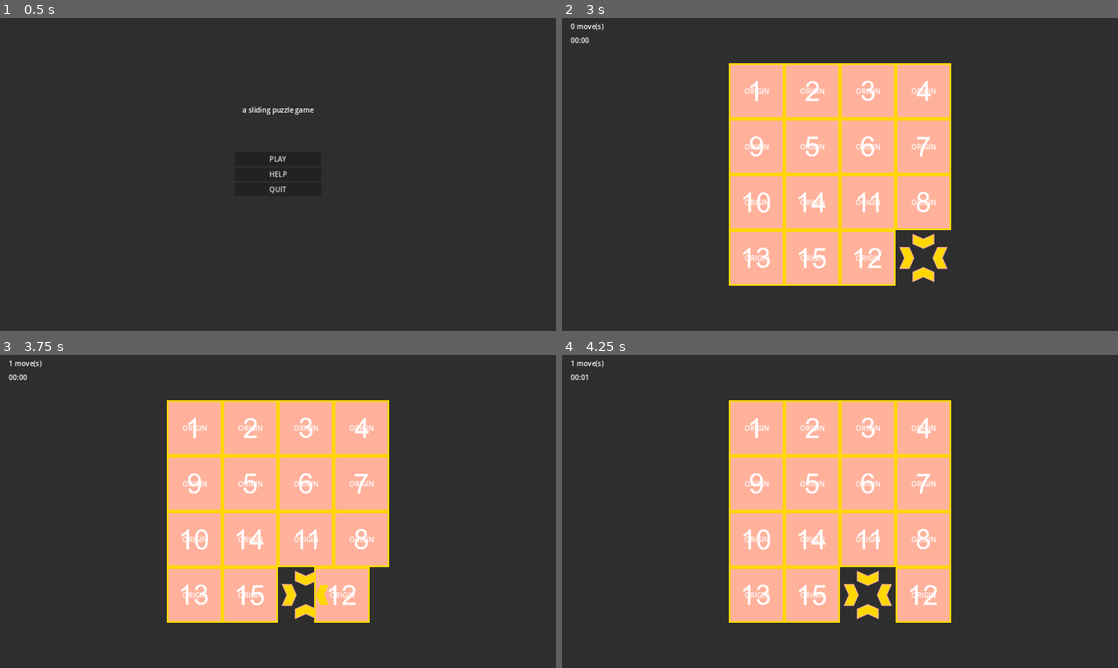
Above: before the commit, frames 1-4 (two rows, left to right).
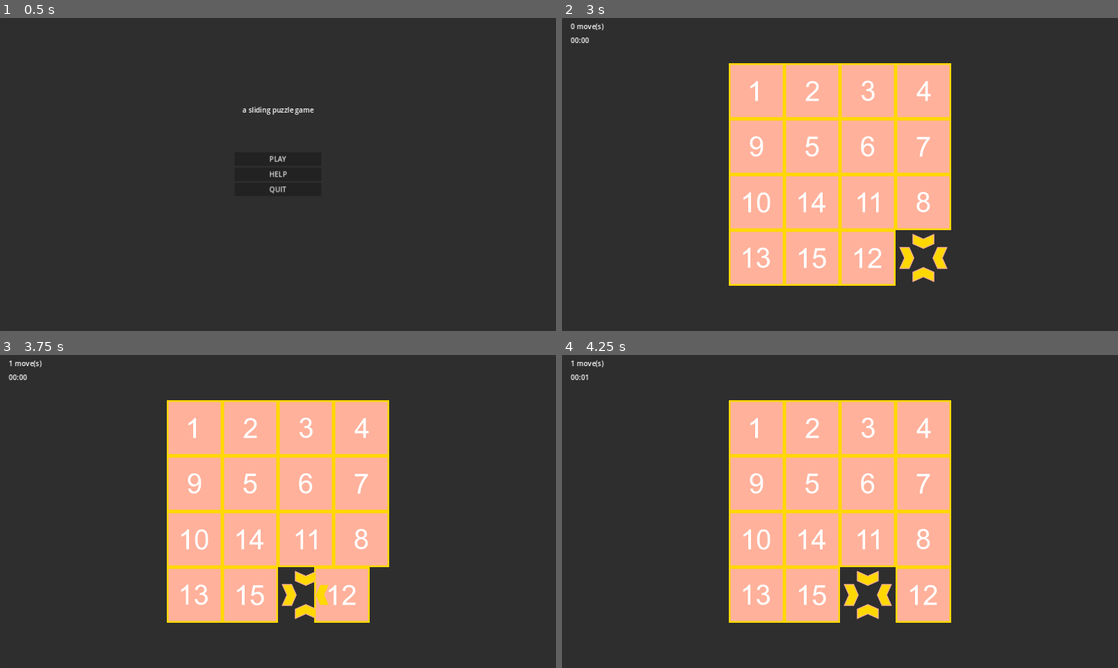
Above: after the commit, the same moments.

Repository: katzwei/SlidingPuzzle
Game: Godot game, scene res://scenes/ui/start.tscn
The game is run twice, just before and just after one commit, with the same random seed, the same clock (stepped at 60 frames per second) and the same inputs.
Inputs:
- Up to frame 1 (0.5 s): no input
- Up to frame 2 (3 s): click "HELP" at 0.5 s; click "BACK" at 1.25 s; click "PLAY" at 2 s; click "EASY" at 2.75 s
- Up to frame 3 (3.75 s): tap Enter at 3.5 s; hold Right (move_right) from 3.53 s (still down)
- Up to frame 4 (4.25 s): keep holding Right (move_right)

Frame 1 is identical in both runs. In frame 2, 0.6% of the frame differs, in the area x 32-68%, y 22-78%; in frame 3, 0.6%; in frame 4, 0.6%.

Commit message:
touched up the ui and added a "secret" tileset

Diff:
--- a/scenes/game.tscn
+++ b/scenes/game.tscn
@@ -1,10 +1,12 @@
-[gd_scene load_steps=6 format=3 uid="uid://c62krub3irbik"]
+[gd_scene load_steps=8 format=3 uid="uid://c62krub3irbik"]
 
 [ext_resource type="PackedScene" uid="uid://dtdxe2taku8d8" path="res://scenes/puzzle/board.tscn" id="1_ilxur"]
 [ext_resource type="Script" path="res://scripts/game.gd" id="1_rte3e"]
 [ext_resource type="PackedScene" uid="uid://b5cvuk4mhgfsq" path="res://scenes/ui/move_counter.tscn" id="3_hdl14"]
 [ext_resource type="PackedScene" uid="uid://0an6p1c52dhv" path="res://scenes/ui/difficulty_select.tscn" id="3_tjejp"]
 [ext_resource type="PackedScene" uid="uid://d2ds005c46bpw" path="res://scenes/ui/game_timer.tscn" id="4_4y1dm"]
+[ext_resource type="PackedScene" uid="uid://d17s8jf58v2ga" path="res://scenes/ui/message.tscn" id="5_2sgbo"]
+[ext_resource type="PackedScene" uid="uid://b5rnyv7trml80" path="res://scenes/ui/help.tscn" id="6_ibm5c"]
 
 [node name="Game" type="Node"]
 script = ExtResource("1_rte3e")
@@ -16,7 +18,7 @@
 grow_horizontal = 2
 grow_vertical = 2
 
-[node name="CenterContainer" type="CenterContainer" parent="Panel"]
+[node name="CenterContainerBoard" type="CenterContainer" parent="Panel"]
 layout_mode = 1
 anchors_preset = 8
 anchor_left = 0.5
@@ -26,7 +28,7 @@
 grow_horizontal = 2
 grow_vertical = 2
 
-[node name="Board" parent="Panel/CenterContainer" instance=ExtResource("1_ilxur")]
+[node name="Board" parent="Panel/CenterContainerBoard" instance=ExtResource("1_ilxur")]
 unique_name_in_owner = true
 
 [node name="MarginContainer" type="MarginContainer" parent="Panel"]
@@ -47,9 +49,36 @@
 unique_name_in_owner = true
 layout_mode = 2
 
+[node name="CenterContainerMessage" type="CenterContainer" parent="Panel"]
+layout_mode = 1
+anchors_preset = 5
+anchor_left = 0.5
+anchor_right = 0.5
+offset_top = -50.0
+offset_bottom = -50.0
+grow_horizontal = 2
+
+[node name="Message" parent="Panel/CenterContainerMessage" node_paths=PackedStringArray("target_in") instance=ExtResource("5_2sgbo")]
+unique_name_in_owner = true
+layout_mode = 2
+text = "you win!"
+target_in = NodePath("../ControlMessageTargetIn/Marker2D")
+
+[node name="ControlMessageTargetIn" type="Control" parent="Panel/CenterContainerMessage"]
+layout_mode = 2
+
+[node name="Marker2D" type="Marker2D" parent="Panel/CenterContainerMessage/ControlMessageTargetIn"]
+position = Vector2(0, 100)
+
 [node name="DifficultySelect" parent="." instance=ExtResource("3_tjejp")]
 
-[connection signal="solved" from="Panel/CenterContainer/Board" to="." method="_on_board_solved"]
+[node name="Help" parent="." instance=ExtResource("6_ibm5c")]
+visible = false
+show_quit_button = true
+show_reset_button = true
+
+[connection signal="solved" from="Panel/CenterContainerBoard/Board" to="." method="_on_board_solved"]
+[connection signal="enable_secret" from="DifficultySelect" to="." method="_on_difficulty_select_enable_secret"]
 [connection signal="select_easy" from="DifficultySelect" to="." method="_on_difficulty_select_select_easy"]
 [connection signal="select_hard" from="DifficultySelect" to="." method="_on_difficulty_select_select_hard"]
 [connection signal="select_normal" from="DifficultySelect" to="." method="_on_difficulty_select_select_normal"]
--- a/scenes/puzzle/empty_tile.tscn
+++ b/scenes/puzzle/empty_tile.tscn
@@ -1,6 +1,6 @@
 [gd_scene load_steps=3 format=3 uid="uid://2rp3m4kv7bdv"]
 
-[ext_resource type="Texture2D" uid="uid://cub3hsudkoyak" path="res://assets/cursor.png" id="1_oeilr"]
+[ext_resource type="Texture2D" uid="uid://cub3hsudkoyak" path="res://assets/images/cursor.png" id="1_oeilr"]
 [ext_resource type="Script" path="res://scripts/puzzle/empty_tile.gd" id="1_ypoyl"]
 
 [node name="EmptyTile" type="Node2D"]
--- a/scenes/puzzle/tile.tscn
+++ b/scenes/puzzle/tile.tscn
@@ -1,7 +1,9 @@
-[gd_scene load_steps=20 format=3 uid="uid://cge4lsokkt3cn"]
-
-[ext_resource type="Texture2D" uid="uid://bvdbg6m6rx4fu" path="res://assets/spritesheet_tiles.png" id="1_kvg25"]
+[gd_scene load_steps=37 format=3 uid="uid://cge4lsokkt3cn"]
+
+[ext_resource type="Texture2D" uid="uid://bvdbg6m6rx4fu" path="res://assets/images/spritesheet_tiles.png" id="1_kvg25"]
 [ext_resource type="Script" path="res://scripts/puzzle/tile.gd" id="1_omfxe"]
+[ext_resource type="AudioStream" uid="uid://2g4agkw6h8ro" path="res://assets/audio/stoneDragHit1.ogg" id="3_4086l"]
+[ext_resource type="Texture2D" uid="uid://hta6x5ku8ans" path="res://assets/images/spritesheet_secret_tiles.png" id="3_jjr03"]
 
 [sub_resource type="AtlasTexture" id="AtlasTexture_n1gpj"]
 atlas = ExtResource("1_kvg25")
@@ -61,6 +63,66 @@
 
 [sub_resource type="AtlasTexture" id="AtlasTexture_ttfrm"]
 atlas = ExtResource("1_kvg25")
+region = Rect2(256, 384, 128, 128)
+
+[sub_resource type="AtlasTexture" id="AtlasTexture_filho"]
+atlas = ExtResource("3_jjr03")
+region = Rect2(0, 0, 128, 128)
+
+[sub_resource type="AtlasTexture" id="AtlasTexture_cv2j7"]
+atlas = ExtResource("3_jjr03")
+region = Rect2(128, 0, 128, 128)
+
+[sub_resource type="AtlasTexture" id="AtlasTexture_brkns"]
+atlas = ExtResource("3_jjr03")
+region = Rect2(256, 0, 128, 128)
+
+[sub_resource type="AtlasTexture" id="AtlasTexture_gkflm"]
+atlas = ExtResource("3_jjr03")
+region = Rect2(384, 0, 128, 128)
+
+[sub_resource type="AtlasTexture" id="AtlasTexture_hcpde"]
+atlas = ExtResource("3_jjr03")
+region = Rect2(0, 128, 128, 128)
+
+[sub_resource type="AtlasTexture" id="AtlasTexture_ccxuu"]
+atlas = ExtResource("3_jjr03")
+region = Rect2(128, 128, 128, 128)
+
+[sub_resource type="AtlasTexture" id="AtlasTexture_q42cq"]
+atlas = ExtResource("3_jjr03")
+region = Rect2(256, 128, 128, 128)
+
+[sub_resource type="AtlasTexture" id="AtlasTexture_eefpf"]
+atlas = ExtResource("3_jjr03")
+region = Rect2(384, 128, 128, 128)
+
+[sub_resource type="AtlasTexture" id="AtlasTexture_nb204"]
+atlas = ExtResource("3_jjr03")
+region = Rect2(0, 256, 128, 128)
+
+[sub_resource type="AtlasTexture" id="AtlasTexture_jphu5"]
+atlas = ExtResource("3_jjr03")
+region = Rect2(128, 256, 128, 128)
+
+[sub_resource type="AtlasTexture" id="AtlasTexture_j3v5q"]
+atlas = ExtResource("3_jjr03")
+region = Rect2(256, 256, 128, 128)
+
+[sub_resource type="AtlasTexture" id="AtlasTexture_gi3uy"]
+atlas = ExtResource("3_jjr03")
+region = Rect2(384, 256, 128, 128)
+
+[sub_resource type="AtlasTexture" id="AtlasTexture_vqig8"]
+atlas = ExtResource("3_jjr03")
+region = Rect2(0, 384, 128, 128)
+
+[sub_resource type="AtlasTexture" id="AtlasTexture_gt681"]
+atlas = ExtResource("3_jjr03")
+region = Rect2(128, 384, 128, 128)
+
+[sub_resource type="AtlasTexture" id="AtlasTexture_1numq"]
+atlas = ExtResource("3_jjr03")
 region = Rect2(256, 384, 128, 128)
 
 [sub_resource type="SpriteFrames" id="SpriteFrames_vtvu5"]
@@ -114,6 +176,56 @@
 "loop": true,
 "name": &"default",
 "speed": 5.0
+}, {
+"frames": [{
+"duration": 1.0,
+"texture": SubResource("AtlasTexture_filho")
+}, {
+"duration": 1.0,
+"texture": SubResource("AtlasTexture_cv2j7")
+}, {
+"duration": 1.0,
+"texture": SubResource("AtlasTexture_brkns")
+}, {
+"duration": 1.0,
+"texture": SubResource("AtlasTexture_gkflm")
+}, {
+"duration": 1.0,
+"texture": SubResource("AtlasTexture_hcpde")
+}, {
+"duration": 1.0,
+"texture": SubResource("AtlasTexture_ccxuu")
+}, {
+"duration": 1.0,
+"texture": SubResource("AtlasTexture_q42cq")
+}, {
+"duration": 1.0,
+"texture": SubResource("AtlasTexture_eefpf")
+}, {
+"duration": 1.0,
+"texture": SubResource("AtlasTexture_nb204")
+}, {
+"duration": 1.0,
+"texture": SubResource("AtlasTexture_jphu5")
+}, {
+"duration": 1.0,
+"texture": SubResource("AtlasTexture_j3v5q")
+}, {
+"duration": 1.0,
+"texture": SubResource("AtlasTexture_gi3uy")
+}, {
+"duration": 1.0,
+"texture": SubResource("AtlasTexture_vqig8")
+}, {
+"duration": 1.0,
+"texture": SubResource("AtlasTexture_gt681")
+}, {
+"duration": 1.0,
+"texture": SubResource("AtlasTexture_1numq")
+}],
+"loop": true,
+"name": &"secret",
+"speed": 5.0
 }]
 
 [sub_resource type="RectangleShape2D" id="RectangleShape2D_75l1k"]
@@ -130,16 +242,5 @@
 
 [node name="Origin" type="Marker2D" parent="."]
 
-[node name="Label" type="Label" parent="."]
-anchors_preset = 8
-anchor_left = 0.5
-anchor_top = 0.5
-anchor_right = 0.5
-anchor_bottom = 0.5
-offset_left = -20.0
-offset_top = -11.5
-offset_right = 20.0
-offset_bottom = 11.5
-grow_horizontal = 2
-grow_vertical = 2
-text = "ORIGIN"
+[node name="AudioStreamPlayer" type="AudioStreamPlayer" parent="."]
+stream = ExtResource("3_4086l")
--- a/scenes/ui/difficulty_select.tscn
+++ b/scenes/ui/difficulty_select.tscn
@@ -1,9 +1,8 @@
-[gd_scene load_steps=3 format=3 uid="uid://0an6p1c52dhv"]
+[gd_scene load_steps=4 format=3 uid="uid://0an6p1c52dhv"]
 
 [ext_resource type="Script" path="res://scripts/ui/difficulty_select.gd" id="1_ipfl8"]
-
-[sub_resource type="StyleBoxFlat" id="StyleBoxFlat_7cahr"]
-bg_color = Color(0.133333, 0.133333, 0.133333, 1)
+[ext_resource type="StyleBox" uid="uid://bj0wc13pg6ntv" path="res://styles/panel_background.tres" id="2_jo2cl"]
+[ext_resource type="PackedScene" uid="uid://d17s8jf58v2ga" path="res://scenes/ui/message.tscn" id="3_hen6o"]
 
 [node name="DifficultySelect" type="Control"]
 layout_mode = 3
@@ -21,7 +20,7 @@
 anchor_bottom = 1.0
 grow_horizontal = 2
 grow_vertical = 2
-theme_override_styles/panel = SubResource("StyleBoxFlat_7cahr")
+theme_override_styles/panel = ExtResource("2_jo2cl")
 
 [node name="CenterContainer" type="CenterContainer" parent="PanelContainer"]
 layout_mode = 2
@@ -50,6 +49,35 @@
 layout_mode = 2
 text = "HARD"
 
+[node name="CenterContainerMessage" type="CenterContainer" parent="."]
+layout_mode = 1
+anchors_preset = 5
+anchor_left = 0.5
+anchor_right = 0.5
+offset_top = -50.0
+offset_bottom = -50.0
+grow_horizontal = 2
+size_flags_vertical = 0
+
+[node name="Message" parent="CenterContainerMessage" node_paths=PackedStringArray("target_in", "target_out") instance=ExtResource("3_hen6o")]
+unique_name_in_owner = true
+layout_mode = 2
+text = "where's the cat?"
+slide_out = true
+target_in = NodePath("../ControlMessageTargetIn/Marker2D")
+target_out = NodePath("../ControlMessageTargetOut/Marker2D")
+
+[node name="ControlMessageTargetIn" type="Control" parent="CenterContainerMessage"]
+layout_mode = 2
+
+[node name="Marker2D" type="Marker2D" parent="CenterContainerMessage/ControlMessageTargetIn"]
+position = Vector2(0, 100)
+
+[node name="ControlMessageTargetOut" type="Control" parent="CenterContainerMessage"]
+layout_mode = 2
+
+[node name="Marker2D" type="Marker2D" parent="CenterContainerMessage/ControlMessageTargetOut"]
+
 [connection signal="pressed" from="PanelContainer/CenterContainer/VBoxContainer/ButtonEasy" to="." method="_on_button_easy_pressed"]
 [connection signal="pressed" from="PanelContainer/CenterContainer/VBoxContainer/ButtonNormal" to="." method="_on_button_normal_pressed"]
 [connection signal="pressed" from="PanelContainer/CenterContainer/VBoxContainer/ButtonHard" to="." method="_on_button_hard_pressed"]
--- a/scenes/ui/help.tscn
+++ b/scenes/ui/help.tscn
@@ -1,6 +1,7 @@
-[gd_scene load_steps=2 format=3 uid="uid://b5rnyv7trml80"]
+[gd_scene load_steps=3 format=3 uid="uid://b5rnyv7trml80"]
 
-[ext_resource type="Script" path="res://scripts/ui/help.gd" id="1_mirxs"]
+[ext_resource type="Script" path="res://scripts/ui/help.gd" id="1_v3cuy"]
+[ext_resource type="StyleBox" uid="uid://bj0wc13pg6ntv" path="res://styles/panel_background.tres" id="2_gofwv"]
 
 [node name="Help" type="Control"]
 layout_mode = 3
@@ -18,6 +19,7 @@
 anchor_bottom = 1.0
 grow_horizontal = 2
 grow_vertical = 2
+theme_override_styles/panel = ExtResource("2_gofwv")
 
 [node name="CenterContainer" type="CenterContainer" parent="PanelContainer"]
 layout_mode = 2
@@ -44,9 +46,28 @@
 size_flags_vertical = 8
 theme_override_constants/margin_bottom = 10
 
-[node name="ButtonBack" type="Button" parent="PanelContainer/CenterContainerBack/MarginContainer"]
+[node name="VBoxContainer" type="VBoxContainer" parent="PanelContainer/CenterContainerBack/MarginContainer"]
+layout_mode = 2
+
+[node name="ButtonBack" type="Button" parent="PanelContainer/CenterContainerBack/MarginContainer/VBoxContainer"]
 custom_minimum_size = Vector2(400, 0)
 layout_mode = 2
 text = "BACK"
 
-[connection signal="pressed" from="PanelContainer/CenterContainerBack/MarginContainer/ButtonBack" to="." method="_on_button_back_pressed"]
+[node name="ButtonReset" type="Button" parent="PanelContainer/CenterContainerBack/MarginContainer/VBoxContainer"]
+unique_name_in_owner = true
+visible = false
+custom_minimum_size = Vector2(400, 0)
+layout_mode = 2
+text = "RESET"
+
+[node name="ButtonQuit" type="Button" parent="PanelContainer/CenterContainerBack/MarginContainer/VBoxContainer"]
+unique_name_in_owner = true
+visible = false
+custom_minimum_size = Vector2(400, 0)
+layout_mode = 2
+text = "QUIT"
+
+[connection signal="pressed" from="PanelContainer/CenterContainerBack/MarginContainer/VBoxContainer/ButtonBack" to="." method="_on_button_back_pressed"]
+[connection signal="pressed" from="PanelContainer/CenterContainerBack/MarginContainer/VBoxContainer/ButtonReset" to="." method="_on_button_reset_pressed"]
+[connection signal="pressed" from="PanelContainer/CenterContainerBack/MarginContainer/VBoxContainer/ButtonQuit" to="." method="_on_button_quit_pressed"]
--- /dev/null
+++ b/scenes/ui/message.tscn
@@ -0,0 +1,30 @@
+[gd_scene load_steps=2 format=3 uid="uid://d17s8jf58v2ga"]
+
+[ext_resource type="Script" path="res://scripts/ui/message.gd" id="1_4xm0d"]
+
+[node name="Message" type="Control"]
+layout_mode = 3
+anchors_preset = 0
+script = ExtResource("1_4xm0d")
+
+[node name="Label" type="Label" parent="."]
+unique_name_in_owner = true
+layout_mode = 1
+anchors_preset = 8
+anchor_left = 0.5
+anchor_top = 0.5
+anchor_right = 0.5
+anchor_bottom = 0.5
+offset_left = -46.0
+offset_top = -11.5
+offset_right = 46.0
+offset_bottom = 11.5
+grow_horizontal = 2
+grow_vertical = 2
+text = "placeholder"
+
+[node name="Timer" type="Timer" parent="."]
+unique_name_in_owner = true
+one_shot = true
+
+[connection signal="timeout" from="Timer" to="." method="_on_timer_timeout"]
--- a/scenes/ui/start.tscn
+++ b/scenes/ui/start.tscn
@@ -1,6 +1,7 @@
-[gd_scene load_steps=2 format=3 uid="uid://dwek1i3if2hsi"]
+[gd_scene load_steps=3 format=3 uid="uid://dwek1i3if2hsi"]
 
 [ext_resource type="Script" path="res://scripts/ui/start.gd" id="1_v28r7"]
+[ext_resource type="PackedScene" uid="uid://b5rnyv7trml80" path="res://scenes/ui/help.tscn" id="2_ophdg"]
 
 [node name="Start" type="Control"]
 layout_mode = 3
@@ -50,6 +51,11 @@
 layout_mode = 2
 text = "QUIT"
 
+[node name="Help" parent="." instance=ExtResource("2_ophdg")]
+unique_name_in_owner = true
+visible = false
+layout_mode = 1
+
 [connection signal="pressed" from="PanelContainer/CenterContainerButtons/VBoxContainer/ButtonPlay" to="." method="_on_button_play_pressed"]
 [connection signal="pressed" from="PanelContainer/CenterContainerButtons/VBoxContainer/ButtonHelp" to="." method="_on_button_options_pressed"]
 [connection signal="pressed" from="PanelContainer/CenterContainerButtons/VBoxContainer/ButtonQuit" to="." method="_on_button_quit_pressed"]
--- a/scripts/game.gd
+++ b/scripts/game.gd
@@ -1,15 +1,20 @@
+class_name Game
 extends Node
+
 
 @onready var board: Board = %Board
 @onready var move_counter: MoveCounter = %MoveCounter
 @onready var timer: GameTimer = %Timer
 @onready var difficulty_select: DifficultySelect = $DifficultySelect
+@onready var help: Help = $Help
+@onready var message: Message = %Message
+
 
 var moves := 0
 
 
 func _on_board_solved() -> void:
-	print_debug("you win!")
+	message.slide_in()
 
 
 func _start(difficulty: int) -> void:
@@ -36,11 +41,20 @@
 	_start(3)
 
 
+func _on_difficulty_select_enable_secret() -> void:
+	board.use_secret_board()
+
+
 func move_tile(value: int) -> void:
 	moves += 1
 	board.swap_piece_with_empty(value)
 	move_counter.set_count(moves)
 
 
+func _input(event: InputEvent) -> void:
+	if event.is_action_pressed("ui_cancel"):
+		help.visible = true
+
+
 func _ready() -> void:
 	Global.tile_moved.connect(move_tile)
--- a/scripts/puzzle/board.gd
+++ b/scripts/puzzle/board.gd
@@ -1,25 +1,32 @@
 class_name Board
 extends Node2D
 
+
 signal solved
+
 
 @onready var tiles: CanvasGroup = $Tiles
 @onready var empty_tile: EmptyTile = $EmptyTile
-@onready var tilesArray = tiles.get_children() as Array[Tile]
+@onready var tiles_array = tiles.get_children() as Array[Tile]
+
 
 var puzzle := [1,2,3,4,5,6,7,8,9,10,11,12,13,14,15,EMPTY_VALUE] as Array[int]
 var solution := puzzle.duplicate()
 var empty_piece_index := puzzle.size() - 1
 
+
 const WIDTH = 4
 const HEIGHT = 4
 const EMPTY_VALUE = 16
-
+const EASY_STEP_COUNT = 8
+const EASY_NORMAL_COUNT = 16
+const EASY_HARD_COUNT = 24
 
 func set_puzzle() -> void:
-	for index in range(tilesArray.size()):
-		var tile: Tile = tilesArray[index]
+	for index in range(tiles_array.size()):
+		var tile: Tile = tiles_array[index]
 		tile.set_value(puzzle[index] - 1)
+
 
 func get_left_piece(z, x) -> int:
 	return -1 if x == 0 else z - 1
@@ -89,18 +96,22 @@
 
 
 func set_easy() -> void:
-	shuffle(8)
+	shuffle(EASY_STEP_COUNT)
 	set_puzzle()
 
 
 func set_normal() -> void:
-	shuffle(15)
+	shuffle(EASY_NORMAL_COUNT)
 	set_puzzle()
 
 
 func set_hard() -> void:
-	shuffle(25)
+	shuffle(EASY_HARD_COUNT)
 	set_puzzle()
+
+func use_secret_board() -> void:
+	for tile in tiles_array:
+		tile.use_secret_tile()
 
 
 func _ready() -> void:
--- a/scripts/puzzle/tile.gd
+++ b/scripts/puzzle/tile.gd
@@ -1,31 +1,37 @@
 class_name Tile
 extends Node2D
+
 
 @onready var animated_sprite_2d: AnimatedSprite2D = $AnimatedSprite2D
 @onready var origin: Marker2D = $Origin
 @onready var target_position := global_position
+@onready var audio_stream_player: AudioStreamPlayer = $AudioStreamPlayer
+
 
 var value := 1
+
 
 const SPEED := 1000.0
 
 
-# Called every frame. 'delta' is the elapsed time since the previous frame.
-func _process(delta: float) -> void:
-	origin.global_position = target_position
-	if global_position != target_position:
-		global_position = global_position.move_toward(target_position, SPEED * delta)
+func use_secret_tile() -> void:
+	animated_sprite_2d.set_animation("secret")
 
 
 func set_value(index: int) -> void:
 	if index < 15:
 		animated_sprite_2d.frame = index
-		# Label strictly for debugging purposes - will be removed
-		#$Label.text = "%d ORIGIN" % (index + 1)
 		value = index + 1
 
 
 func move(_position: Vector2) -> void:
 	origin.global_position = _position
 	target_position = _position
+	audio_stream_player.play()
 	Global.emit_tile_moved(value)
+
+
+func _process(delta: float) -> void:
+	origin.global_position = target_position
+	if global_position != target_position:
+		global_position = global_position.move_toward(target_position, SPEED * delta)
--- a/scripts/ui/difficulty_select.gd
+++ b/scripts/ui/difficulty_select.gd
@@ -1,9 +1,19 @@
 class_name DifficultySelect
 extends Control
+
+
+@onready var message: Message = %Message
+
 
 signal select_easy
 signal select_normal
 signal select_hard
+signal enable_secret
+
+
+var secret := "cat"
+var secret_inputs: Array[String] = []
+
 
 func _on_button_easy_pressed() -> void:
 	select_easy.emit()
@@ -15,3 +25,18 @@
 
 func _on_button_hard_pressed() -> void:
 	select_hard.emit()
+
+
+func _push_secret_input(value: String) -> void:
+	if secret_inputs.size() >= 3:
+		secret_inputs.pop_front()
+	secret_inputs.append(value)
+	print_debug(secret_inputs)
+	if "".join(secret_inputs) == secret:
+		message.slide_in()
+		enable_secret.emit()
+
+func _unhandled_input(event: InputEvent) -> void:
+	if visible && event is InputEventKey && !event.is_pressed():
+		var key := event as InputEventKey
+		_push_secret_input(key.as_text_keycode().to_lower())
--- a/scripts/ui/help.gd
+++ b/scripts/ui/help.gd
@@ -2,5 +2,26 @@
 extends Control
 
 
+@export var show_quit_button := false
+@export var show_reset_button := false
+
+
+@onready var button_reset: Button = %ButtonReset
+@onready var button_quit: Button = %ButtonQuit
+
+
+func _ready() -> void:
+	button_reset.visible = show_reset_button
+	button_quit.visible = show_quit_button
+
+
 func _on_button_back_pressed() -> void:
-	Global.go_to_start()
+	visible = false
+
+
+func _on_button_reset_pressed() -> void:
+		Global.reload()
+
+
+func _on_button_quit_pressed() -> void:
+	Global.quit()
--- /dev/null
+++ b/scripts/ui/message.gd
@@ -0,0 +1,42 @@
+class_name Message
+extends Control
+
+
+@export var text := ""
+@export var slide_out := false
+@export var target_in: Marker2D = null
+@export var target_out: Marker2D = null
+
+
+@onready var label: Label = %Label
+@onready var timer: Timer = %Timer
+@onready var target_position := global_position
+
+
+var sliding_in := true
+
+
+const SPEED = 100.0
+
+
+func _ready() -> void:
+	label.text = text
+
+
+func slide_in() -> void:
+	if target_in != null:
+		visible = true
+		target_position = target_in.global_position
+
+
+func _on_timer_timeout() -> void:
+	if target_out != null:
+		sliding_in = false
+		target_position = target_out.global_position
+
+
+func _process(delta: float) -> void:
+	if global_position != target_position:
+		global_position = global_position.move_toward(target_position, SPEED * delta)
+		if slide_out && sliding_in:
+			timer.start()
--- a/scripts/ui/start.gd
+++ b/scripts/ui/start.gd
@@ -1,5 +1,8 @@
 class_name Start
 extends Control
+
+
+@onready var help: Help = %Help
 
 
 func _on_button_play_pressed() -> void:
@@ -7,7 +10,7 @@
 
 
 func _on_button_options_pressed() -> void:
-	Global.go_to_help()
+	help.visible = true
 
 
 func _on_button_quit_pressed() -> void:
--- a/singletons/debug.gd
+++ b/singletons/debug.gd
@@ -1,5 +1,6 @@
 extends Node
+
 
 func _input(event: InputEvent) -> void:
 	if event.is_action_pressed("debug_reload"):
-		get_tree().reload_current_scene()
+		Global.reload()
--- a/singletons/global.gd
+++ b/singletons/global.gd
@@ -23,12 +23,12 @@
 	_go_to_scene("res://scenes/game.tscn")
 
 
-func go_to_help() -> void:
-	_go_to_scene("res://scenes/ui/help.tscn")
+func go_to_start() -> void:
+	_go_to_scene("res://scenes/ui/start.tscn")
 
 
-func go_to_start() -> void:
-	_go_to_scene("res://scenes/ui/start.tscn")
+func reload() -> void:
+	get_tree().reload_current_scene()
 
 
 func quit() -> void:
--- /dev/null
+++ b/styles/panel_background.tres
@@ -0,0 +1,4 @@
+[gd_resource type="StyleBoxFlat" format=3 uid="uid://bj0wc13pg6ntv"]
+
+[resource]
+bg_color = Color(0.133333, 0.133333, 0.133333, 1)
Not shown, added: assets/audio/stoneDragHit1.ogg.import
Renamed: assets/cursor.png -> assets/images/cursor.png
Not shown, changed: assets/images/cursor.png.import
Binary file added: assets/images/spritesheet_secret_tiles.png
Not shown, changed: assets/images/spritesheet_secret_tiles.png.import
Renamed: assets/spritesheet_tiles.png -> assets/images/spritesheet_tiles.png
Not shown, added: assets/images/spritesheet_tiles.png.import
Not shown: 1 places in scenes/ui/help.tscn that only renumber resources
Not shown, added: assets/audio/stoneDragHit1.ogg
